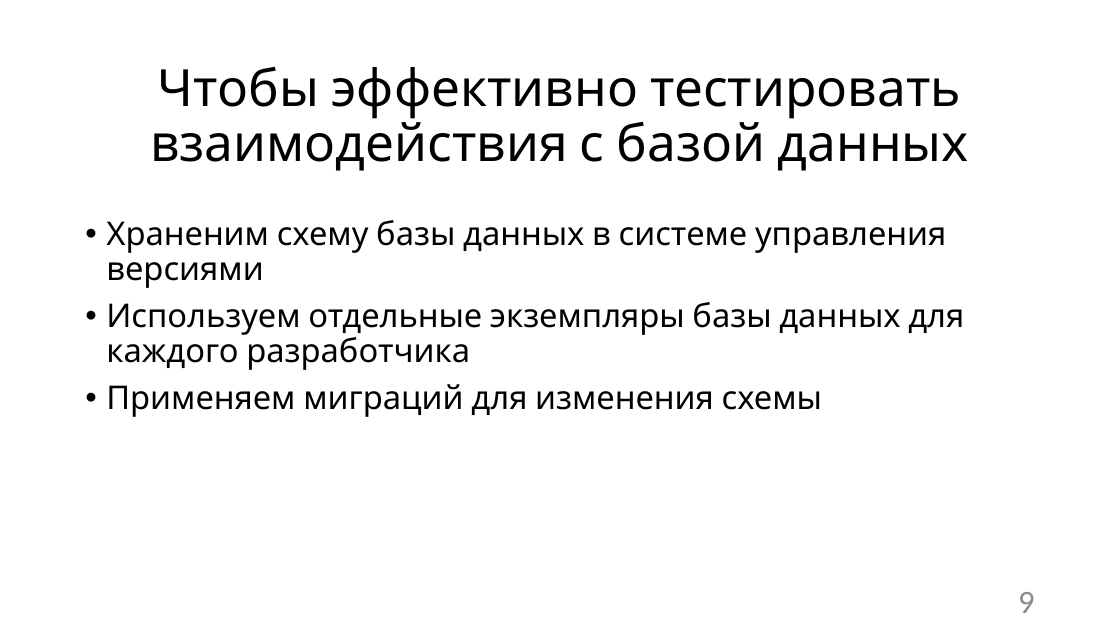
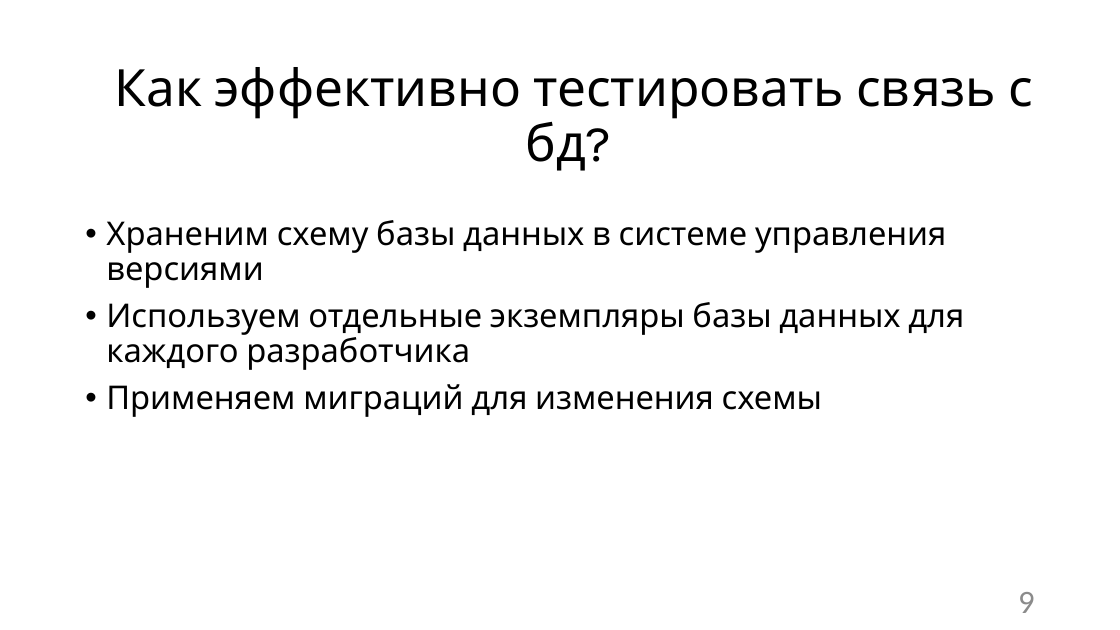
Before and after one commit to Sa1Gur/DbTest.Containers, a slide deck: slide 9 of DbaseTesting.pptx. Drawn at 1120x630 pixels with LibreOffice and Linux fonts; fonts in the diff are those of the drawing. Boxes give left, top, right and bottom in pixels: in the first picture for what was removed or moved away, otherwise in the second. Text is boxed around its words. In the diff, an @@ line names an element or a change of style, - is before the commit and + after.

```diff
--- a/DbaseTesting.pptx
+++ b/DbaseTesting.pptx
@@ title at (115, 67, 1034, 171): text changed @@
-Чтобы эффективно тестировать взаимодействия с базой данных
+Как эффективно тестировать связь с бд?
```
Also in this commit, not shown: 67 other slides changed.
